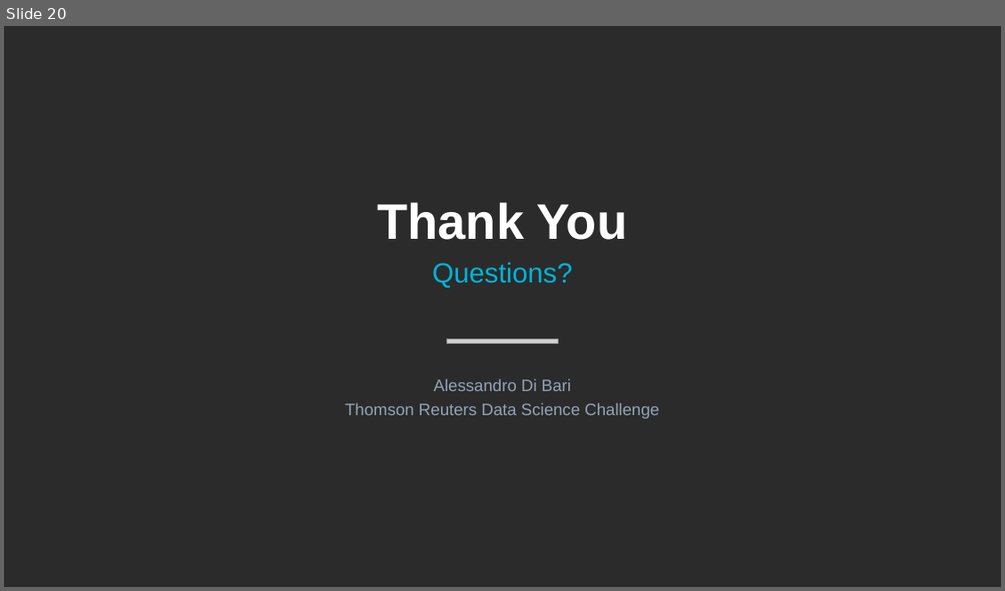
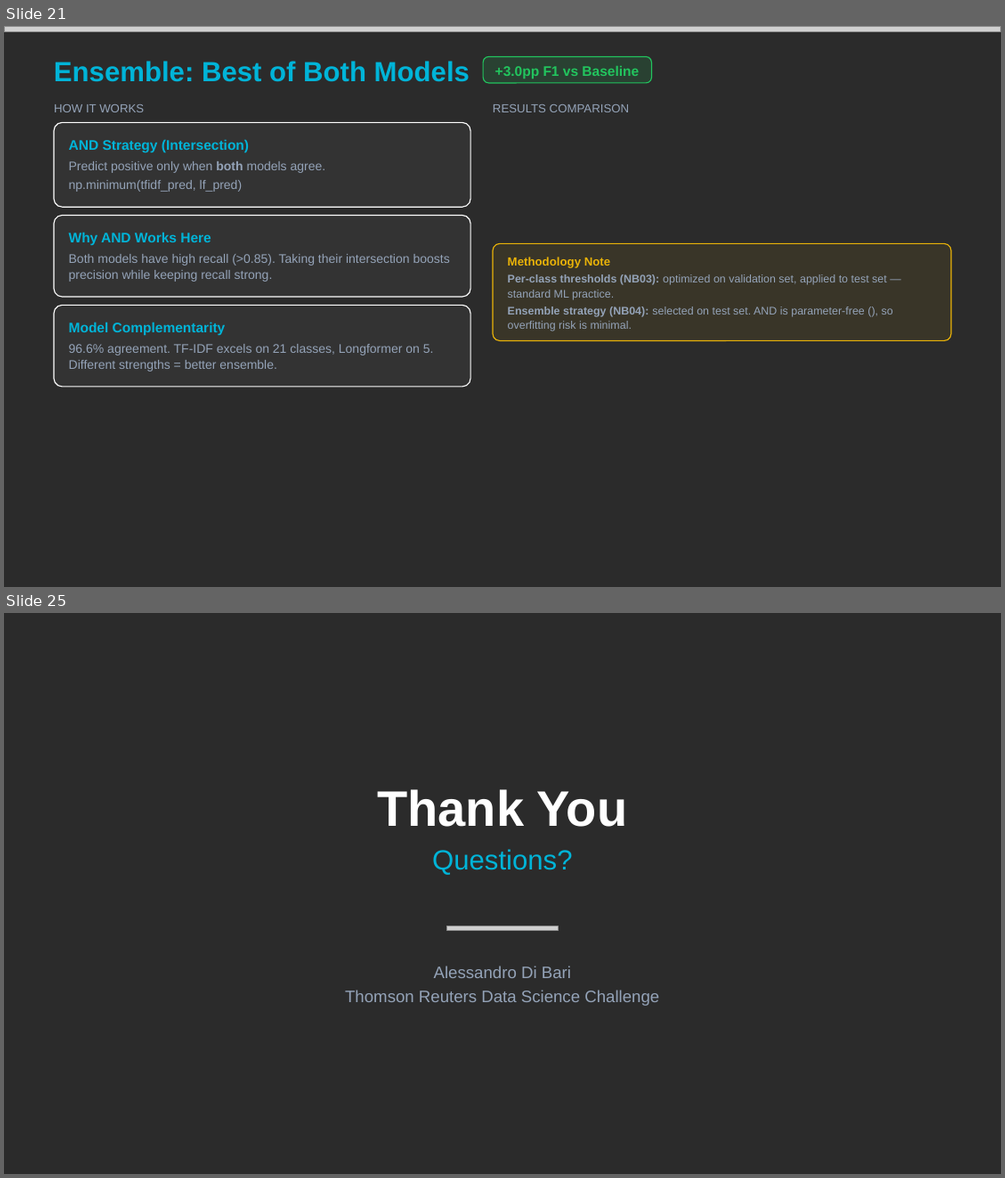
Before and after one commit to aledba/tr_challenge, a slide deck: outputs/TR_Interview_Presentation.pptx. Shown one above the other, each under a label of ours: slide 20 before the commit, slides 21 and 25 after it; the slides between them are not shown. The pictures are 1005x591 and 1005x1178 pixels, drawn with LibreOffice and Linux fonts; fonts in the diff are those of the drawing; grey boxes stand for pictures; background and template pictures are left out; a plain dark background stands for a picture behind light text. Boxes give left, top, right and bottom in pixels: in the first picture for what was removed or moved away, otherwise in the second. Text is boxed around its words. In the diff, an @@ line names an element or a change of style, - is before the commit and + after.

```diff
--- a/outputs/TR_Interview_Presentation.pptx
+++ b/outputs/TR_Interview_Presentation.pptx
@@ slide 21 added at (4, 26, 1001, 587), background picture (left out) @@
@@ picture added at (4, 26, 1001, 32) @@
@@ text added at (54, 61, 469, 82), 20 pt, text #00B4D8, bold @@
+Ensemble: Best of Both Models
@@ rounded rectangle added at (484, 57, 652, 83), fill #22C55E at 15% opacity, outline #22C55E 0.75 pt @@
@@ text added at (495, 66, 639, 79), 10 pt, text #22C55E, bold @@
++3.0pp F1 vs Baseline
@@ text added at (54, 104, 144, 112), 8.5 pt, text #94A3B8 @@
+HOW IT WORKS
@@ text added at (493, 104, 630, 112), 8.5 pt, text #94A3B8 @@
+RESULTS COMPARISON
@@ rounded rectangle added at (54, 123, 470, 208), fill #FFFFFF at 4% opacity, outline #FFFFFF 0.75 pt @@
@@ text added at (69, 139, 249, 152), 10 pt, text #00B4D8, bold @@
+AND Strategy (Intersection)
@@ text added at (69, 161, 326, 173), 9 pt, text #94A3B8 @@
+Predict positive only when both models agree.
@@ text added at (69, 180, 242, 192), 9 pt, text #94A3B8 @@
+np.minimum(tfidf_pred, lf_pred)
@@ rounded rectangle added at (54, 216, 470, 297), fill #FFFFFF at 4% opacity, outline #FFFFFF 0.75 pt @@
@@ text added at (69, 232, 211, 245), 10 pt, text #00B4D8, bold @@
+Why AND Works Here
@@ text added at (69, 254, 450, 281), 9 pt, text #94A3B8 @@
+Both models have high recall (>0.85). Taking their intersection boosts precision while keeping recall strong.
@@ rounded rectangle added at (493, 243, 951, 340), fill #EAB308 at 8% opacity, outline #EAB308 0.75 pt @@
@@ text added at (508, 257, 610, 268), 8.5 pt, text #EAB308, bold @@
+Methodology Note
@@ text added at (508, 274, 887, 300), 8 pt, text #94A3B8 @@
+Per-class thresholds (NB03): optimized on validation set, applied to test set — standard ML practice.
@@ rounded rectangle added at (54, 305, 470, 386), fill #FFFFFF at 4% opacity, outline #FFFFFF 0.75 pt @@
@@ text added at (508, 306, 893, 331), 8 pt, text #94A3B8 @@
+Ensemble strategy (NB04): selected on test set. AND is parameter-free (), so overfitting risk is minimal.
@@ text added at (69, 321, 226, 335), 10 pt, text #00B4D8, bold @@
+Model Complementarity
@@ text added at (69, 344, 434, 371), 9 pt, text #94A3B8 @@
+96.6% agreement. TF-IDF excels on 21 classes, Longformer on 5. Different strengths = better ensemble.
@@ what was slide 20 is now slide 25 @@
```
Also in this commit, not shown: 4 slides changed, 4 other slides added, 17 other files.
